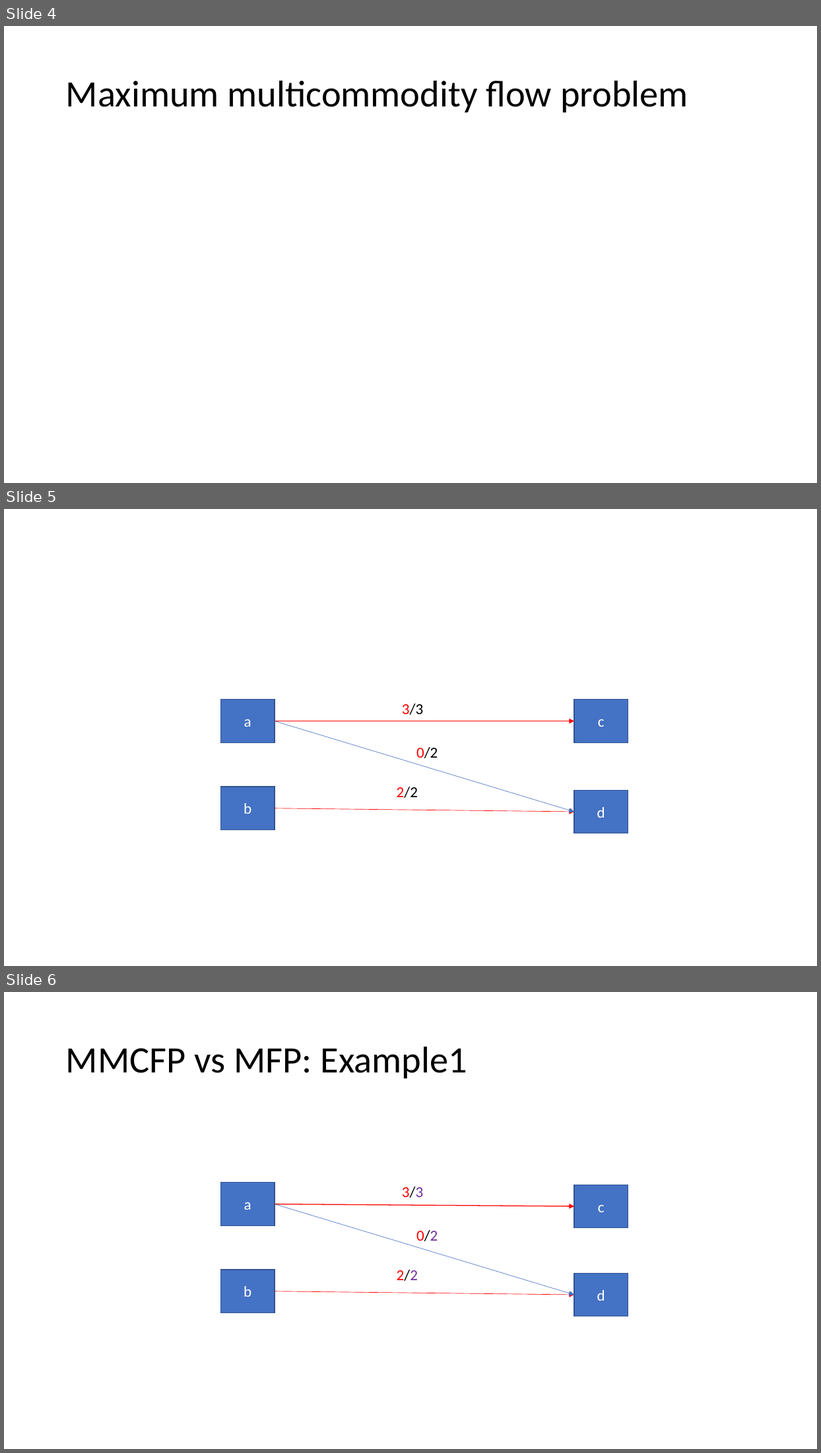
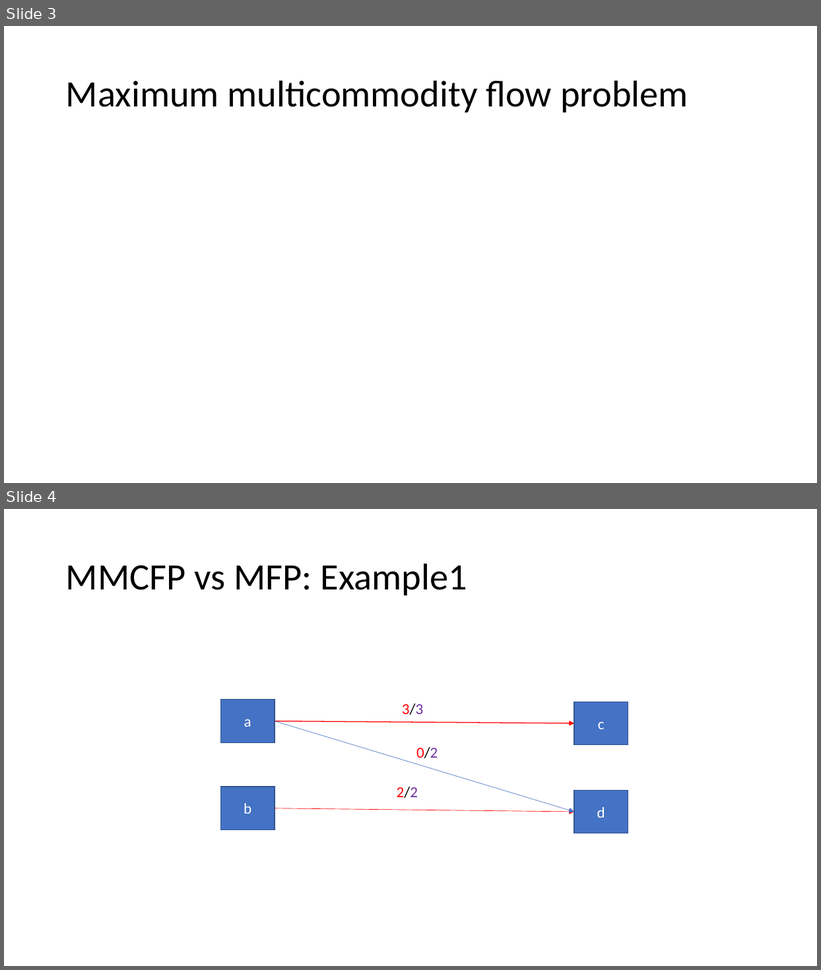
Before and after one commit to Speedphil544/Vortrag, a slide deck: MMCFP.pptx. Shown one above the other, each under a label of ours: slides 4, 5 and 6 before the commit, slides 3 and 4 after it. The pictures are 821x1453 and 821x970 pixels, drawn with LibreOffice and Linux fonts; fonts in the diff are those of the drawing; grey boxes stand for pictures. Boxes give left, top, right and bottom in pixels: in the first picture for what was removed or moved away, otherwise in the second. Text is boxed around its words. In the diff, an @@ line names an element or a change of style, - is before the commit and + after.

```diff
--- a/MMCFP.pptx
+++ b/MMCFP.pptx
@@ slide 5 removed at [4,509,817,966], background #FFFFFF @@
@@ rectangle removed at [220,700,274,743] @@
-a
@@ text removed at [402,704,423,715] @@
-3/3
@@ rectangle removed at [574,700,628,743] @@
-c
@@ arrow removed from (275, 722) to (574, 722) @@
@@ arrow removed from (275, 722) to (574, 812) @@
@@ text removed at [416,747,438,758] @@
-0/2
@@ rectangle removed at [220,787,274,830] @@
-b
@@ text removed at [397,787,418,798] @@
-2/2
@@ rectangle removed at [574,790,628,834] @@
-d
@@ arrow removed from (275, 809) to (574, 812) @@
@@ what was slide 4 is now slide 3 @@
@@ what was slide 6 is now slide 4 @@
```
Also in this commit, not shown: 6 slides changed, 2 slides added, 7 other slides removed.
